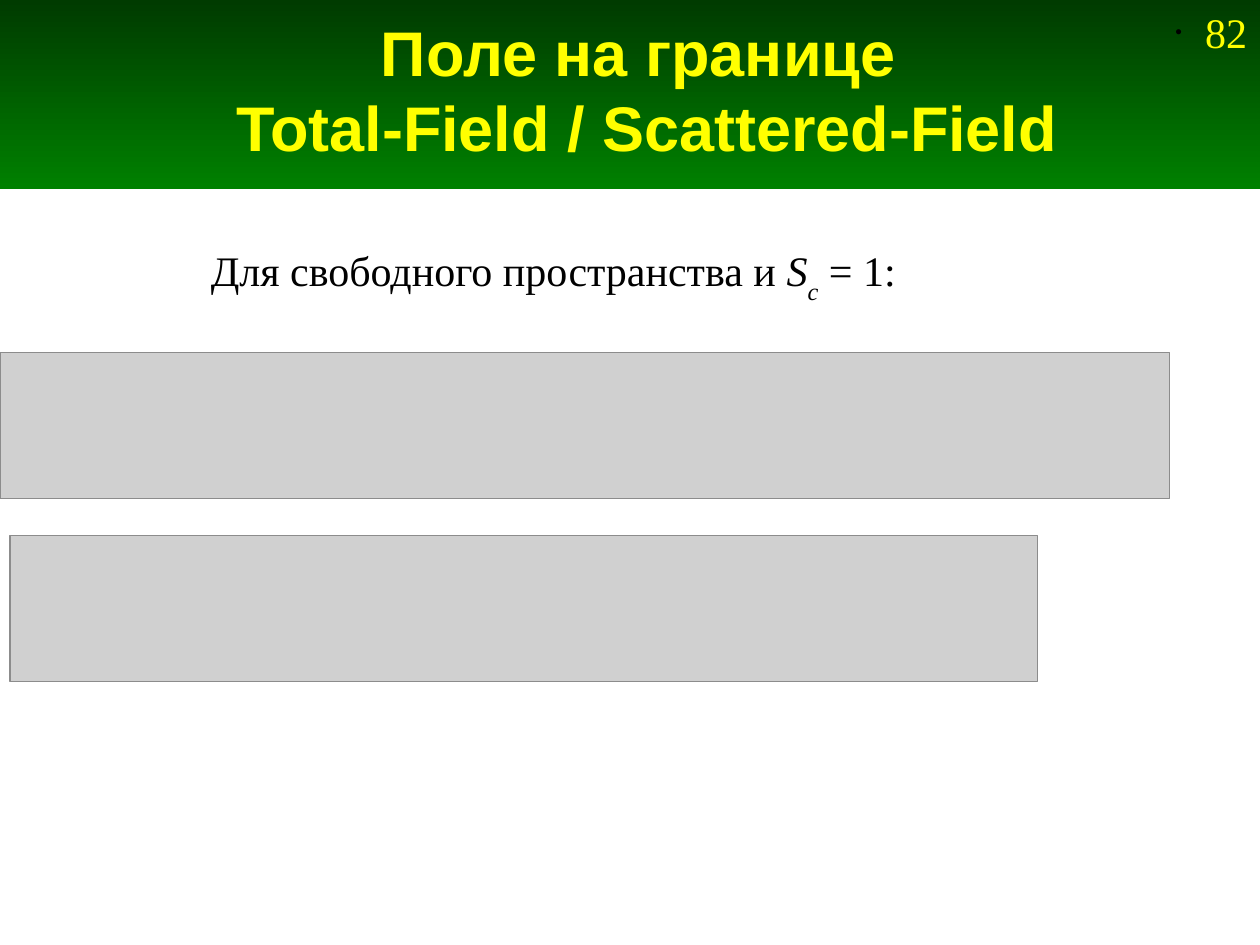
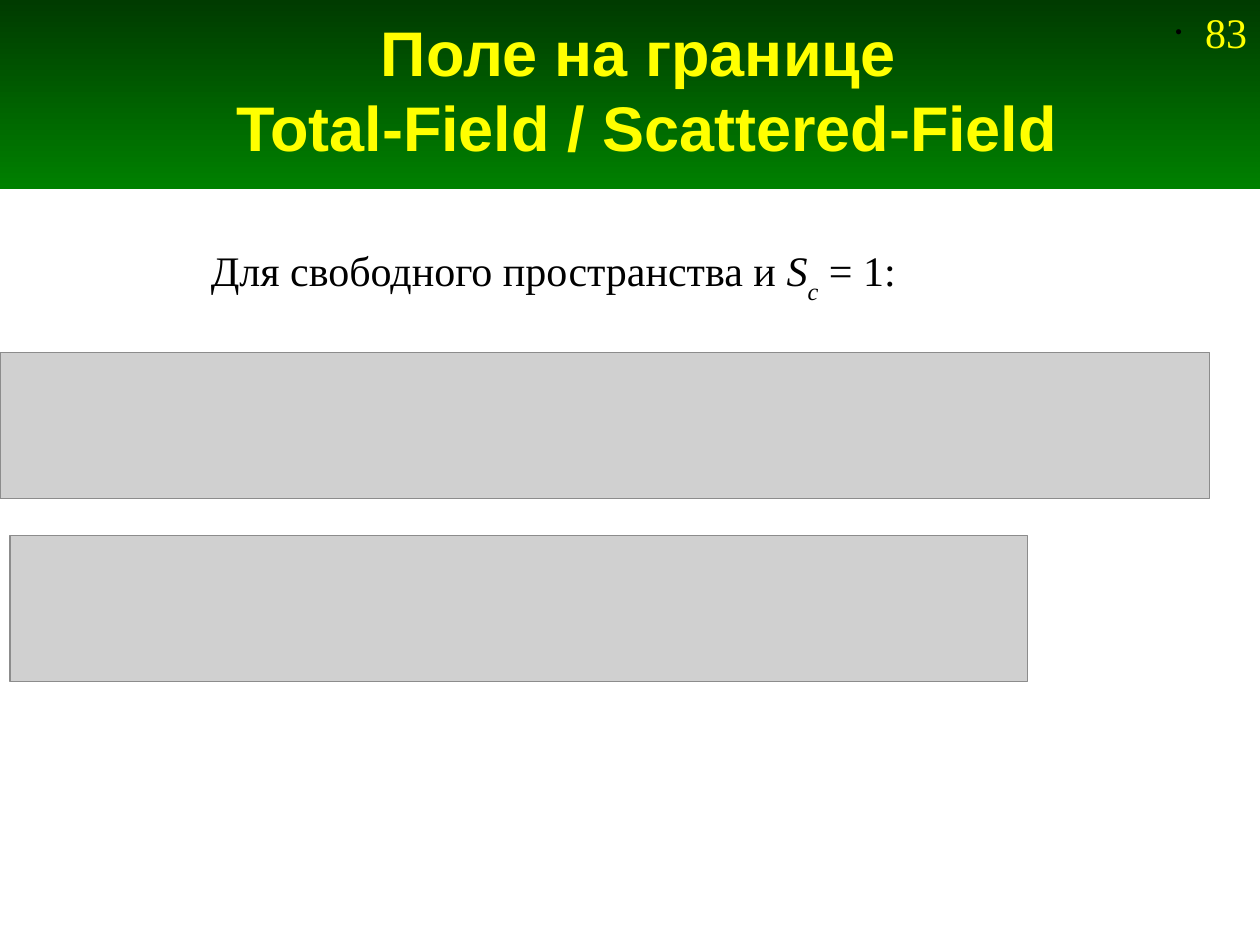
Before and after one commit to andris0147sv/modelling, a slide deck: slide 83 of presentations/2. FDTD.odp (slide 82 before the commit). Drawn at 1260x945 pixels with LibreOffice and Linux fonts; fonts in the diff are those of the drawing; grey boxes stand for pictures. Boxes give left, top, right and bottom in pixels: in the first picture for what was removed or moved away, otherwise in the second. Text is boxed around its words. In the diff, an @@ line names an element or a change of style, - is before the commit and + after.

```diff
--- a/presentations/2. FDTD.odp
+++ b/presentations/2. FDTD.odp
@@ page number at bbox=[1205, 20, 1247, 49]: text changed @@
-• 82
+• 83
@@ picture: place and size @@
-picture at bbox=[0, 353, 1169, 499]
+picture at bbox=[0, 353, 1210, 499]
@@ picture: place and size @@
-picture at bbox=[10, 536, 1038, 682]
+picture at bbox=[10, 536, 1028, 682]
```
Also in this commit, not shown: 16 other slides changed, 1 slide added, 5 other files.
